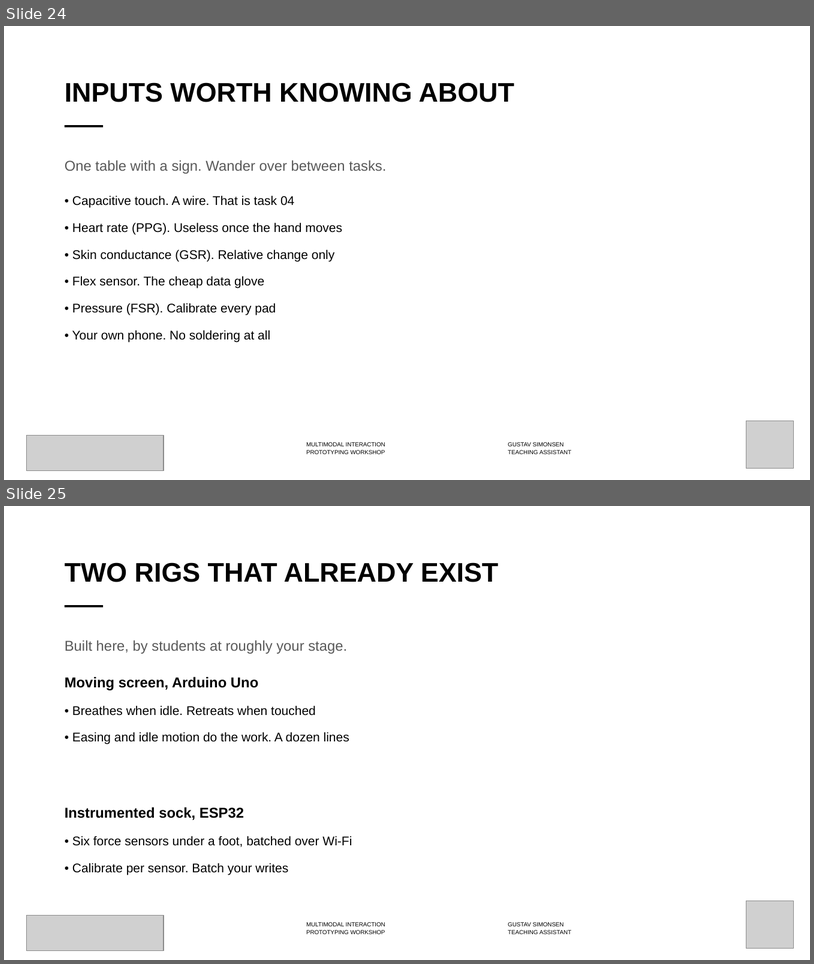
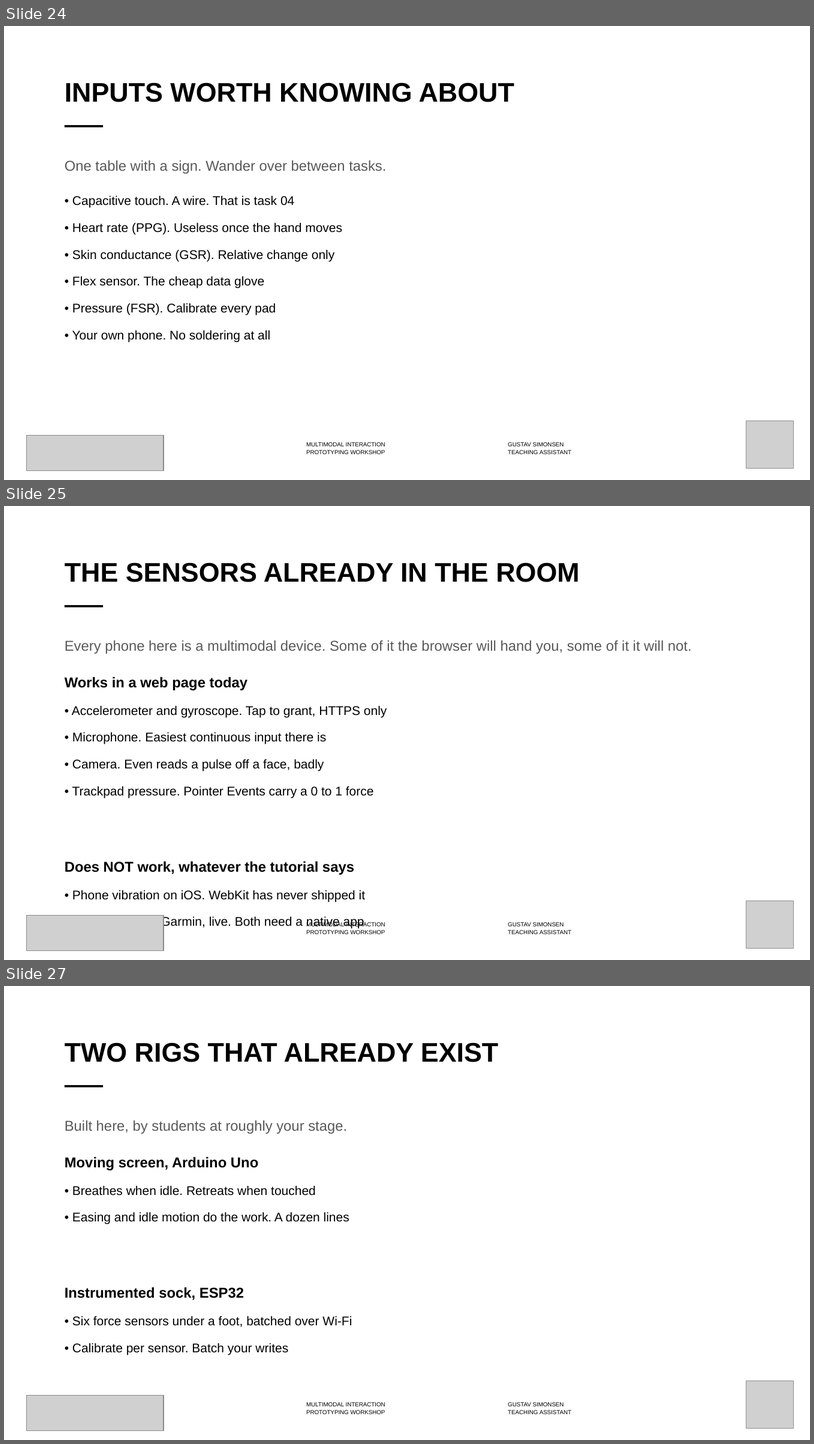
Before and after one commit to labtools-au/multimodal-actuator-workshop, a slide deck: docs/multimodal-actuator-workshop.pptx. Shown one above the other, each under a label of ours: slides 24 and 25 before the commit, slides 24, 25 and 27 after it; the slides between them are not shown. The pictures are 814x964 and 814x1444 pixels, drawn with LibreOffice and Linux fonts; fonts in the diff are those of the drawing; grey boxes stand for pictures; background and template pictures are left out. Boxes give left, top, right and bottom in pixels: in the first picture for what was removed or moved away, otherwise in the second. Text is boxed around its words. In the diff, an @@ line names an element or a change of style, - is before the commit and + after.

```diff
--- a/docs/multimodal-actuator-workshop.pptx
+++ b/docs/multimodal-actuator-workshop.pptx
@@ slide 25 added at (x1=4, y1=506, x2=810, y2=960), background #FFFFFF; not listed: 3 template elements that a slide beside it also shows @@
@@ title added at (x1=65, y1=562, x2=579, y2=582), 32 pt, text #000000, bold @@
+THE SENSORS ALREADY IN THE ROOM
@@ text added at (x1=65, y1=640, x2=692, y2=928), 15 pt, text #000000 @@
+Every phone here is a multimodal device. Some of it the browser will hand you, some of it it will not.
+Works in a web page today
+• Accelerometer and gyroscope. Tap to grant, HTTPS only
+• Microphone. Easiest continuous input there is
+• Camera. Even reads a pulse off a face, badly
+• Trackpad pressure. Pointer Events carry a 0 to 1 force
+Does NOT work, whatever the tutorial says
+• Phone vibration on iOS. WebKit has never shipped it
+• Apple Watch or Garmin, live. Both need a native app
@@ picture added at (x1=747, y1=901, x2=794, y2=948) @@
@@ picture added at (x1=27, y1=915, x2=164, y2=950) @@
@@ what was slide 25 is now slide 27 @@
```
Also in this commit, not shown: 1 slide changed, 1 other slide added, 7 other files.
